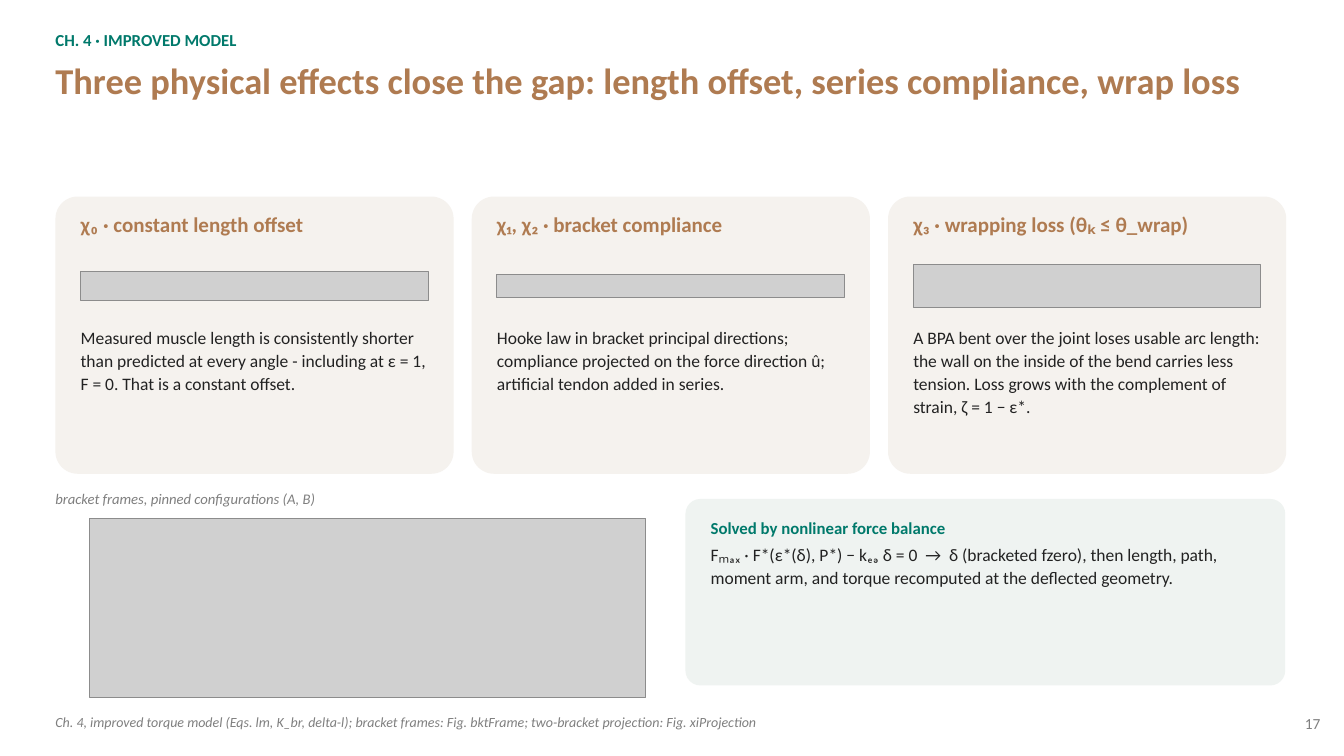
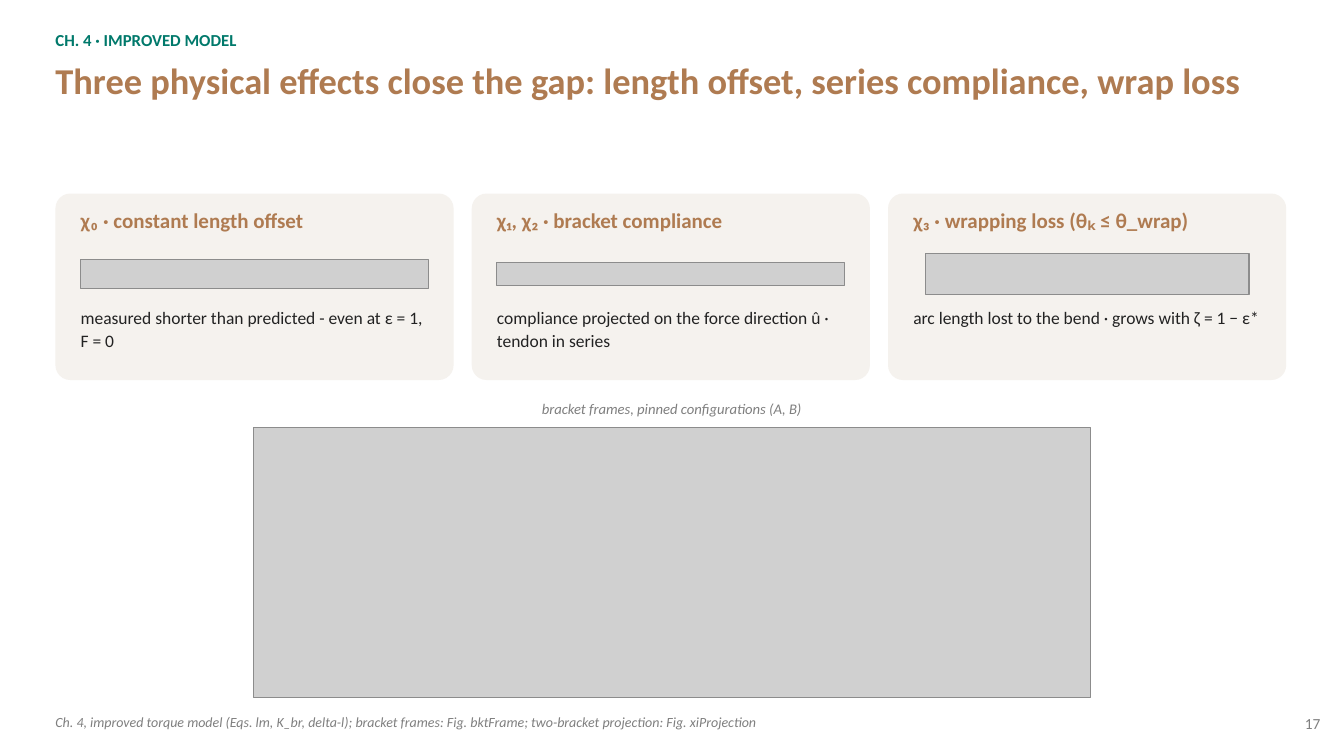
Before and after one commit to Agile-and-Adaptive-Robotics/Bipedal_Robot, a slide deck: slide 17 of Documentation/Reports and Papers/Dissertation/Defense/Bolen_Dissertation_Defense.pptx. Drawn at 1344x756 pixels with LibreOffice and Linux fonts; fonts in the diff are those of the drawing; grey boxes stand for pictures. Boxes give left, top, right and bottom in pixels: in the first picture for what was removed or moved away, otherwise in the second. Text is boxed around its words. In the diff, an @@ line names an element or a change of style, - is before the commit and + after.

Commit message:
dissertation defense and iso torque paper

```diff
--- a/Documentation/Reports and Papers/Dissertation/Defense/Bolen_Dissertation_Defense.pptx
+++ b/Documentation/Reports and Papers/Dissertation/Defense/Bolen_Dissertation_Defense.pptx
@@ rounded rectangle: place and size @@
-rounded rectangle at <box>55,197,454,474</box>
+rounded rectangle at <box>55,194,454,380</box>
@@ text "χ₀ · constant length offset": place and size @@
-text "χ₀ · constant length offset" at <box>81,217,303,236</box>
+text "χ₀ · constant length offset" at <box>81,213,303,232</box>
@@ rounded rectangle: place and size @@
-rounded rectangle at <box>472,197,870,474</box>
+rounded rectangle at <box>472,194,870,380</box>
@@ text "χ₁, χ₂ · bracket compliance": place and size @@
-text "χ₁, χ₂ · bracket compliance" at <box>497,217,723,236</box>
+text "χ₁, χ₂ · bracket compliance" at <box>497,213,723,232</box>
@@ rounded rectangle: place and size @@
-rounded rectangle at <box>888,197,1287,474</box>
+rounded rectangle at <box>888,194,1287,380</box>
@@ text "χ₃ · wrapping loss (θₖ ...": place and size @@
-text "χ₃ · wrapping loss (θₖ ..." at <box>913,216,1189,236</box>
+text "χ₃ · wrapping loss (θₖ ..." at <box>913,212,1189,232</box>
@@ picture: place and size @@
-picture at <box>81,271,429,300</box>
+picture at <box>81,259,429,288</box>
@@ picture: place and size @@
-picture at <box>497,275,845,298</box>
+picture at <box>497,263,845,286</box>
@@ picture: place and size @@
-picture at <box>913,265,1261,309</box>
+picture at <box>926,254,1249,294</box>
@@ text at <box>81,312,422,347</box>: text changed @@
-Measured muscle length is consistently shorter than predicted at every angle - including at ε = 1, F = 0. That is a constant offset.
+measured shorter than predicted - even at ε = 1, F = 0
@@ text at <box>497,312,820,347</box>: text changed @@
-Hooke law in bracket principal directions; compliance projected on the force direction û; artificial tendon added in series.
+compliance projected on the force direction û · tendon in series
@@ text at <box>913,311,1259,327</box>: text changed @@
-A BPA bent over the joint loses usable arc length: the wall on the inside of the bend carries less tension. Loss grows with the complement of strain, ζ = 1 − ε*.
+arc length lost to the bend · grows with ζ = 1 − ε*
@@ text "bracket frames, pinned configurations (A, ...": place and size @@
-text "bracket frames, pinned configurations (A, ..." at <box>55,493,315,507</box>
+text "bracket frames, pinned configurations (A, ..." at <box>542,404,801,417</box>
@@ text "bracket frames, pinned configurations (A, ..." at <box>542,404,801,417</box>: alignment left to centre @@
@@ picture: place and size @@
-picture at <box>90,518,646,698</box>
+picture at <box>253,427,1091,698</box>
@@ rounded rectangle removed at <box>686,499,1286,686</box> @@
@@ text removed at <box>711,522,1218,587</box> @@
-Solved by nonlinear force balance
-Fₘₐₓ · F*(ε*(δ), P*) − kₑₔ δ = 0 → δ (bracketed fzero), then length, path, moment arm, and torque recomputed at the deflected geometry.
```
Also in this commit, not shown: 8 other slides changed, 21 other files.
